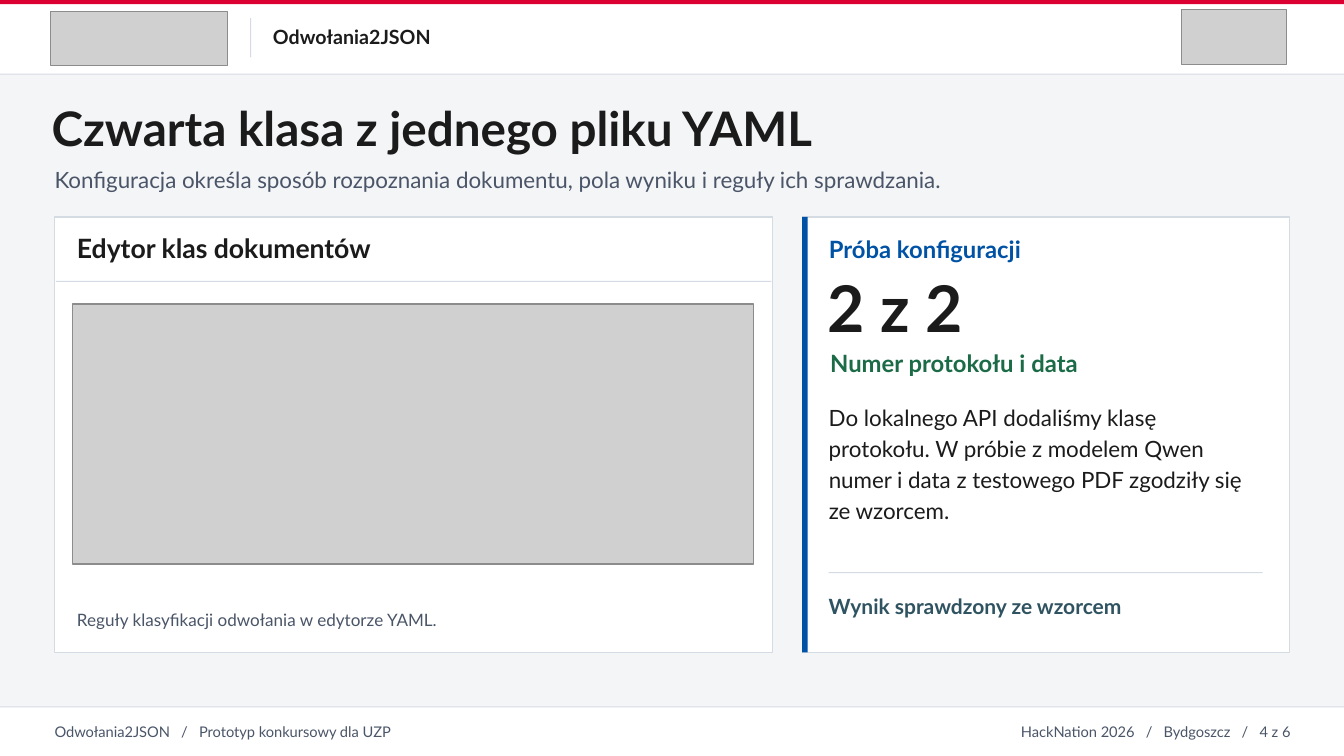
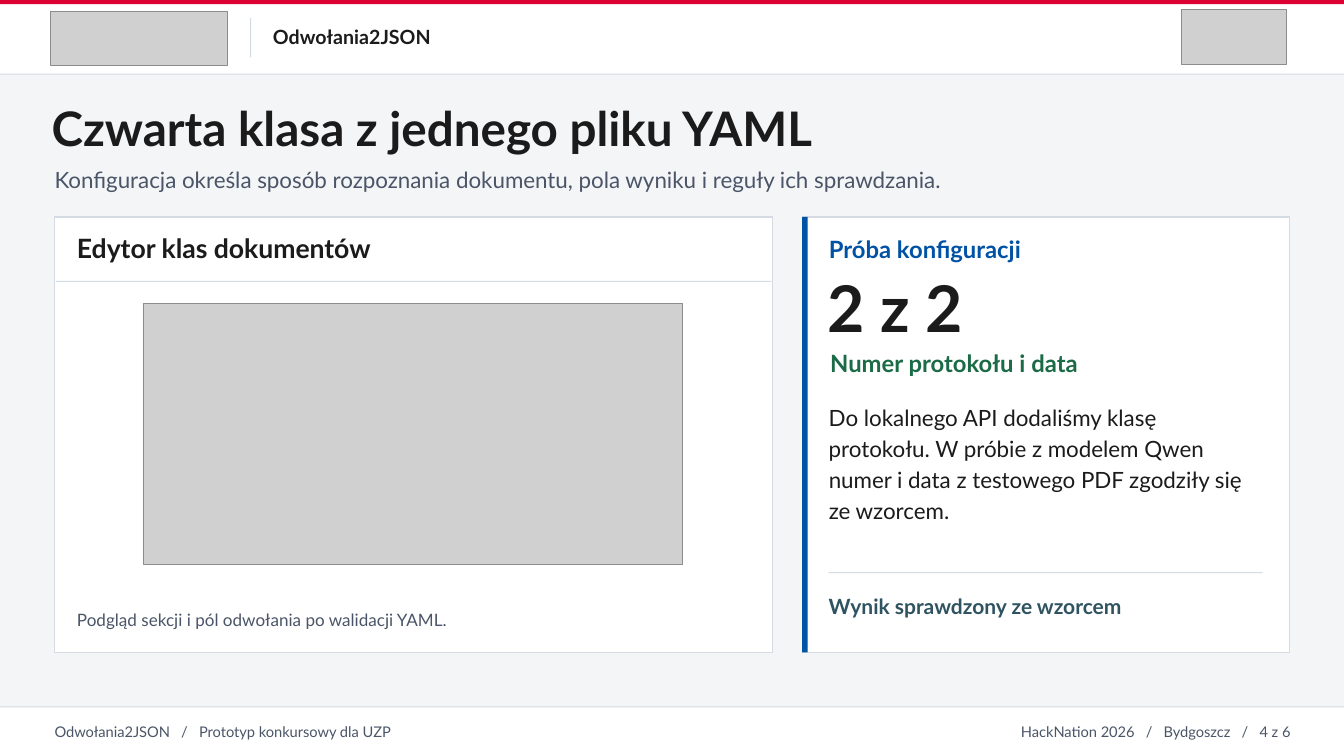
Before and after one commit to PapeMati98/Hacknation-ODWOLANIA2JSON, a slide deck: slide 4 of docs/prezentacja/Odwolania2JSON.pptx. Drawn at 1344x756 pixels with LibreOffice and Linux fonts; fonts in the diff are those of the drawing; grey boxes stand for pictures. Boxes give left, top, right and bottom in pixels: in the first picture for what was removed or moved away, otherwise in the second. Text is boxed around its words. In the diff, an @@ line names an element or a change of style, - is before the commit and + after.

```diff
--- a/docs/prezentacja/Odwolania2JSON.pptx
+++ b/docs/prezentacja/Odwolania2JSON.pptx
@@ picture: place and size @@
-picture at box(73, 304, 753, 565)
+picture at box(143, 303, 683, 564)
@@ text at box(77, 613, 447, 629): text changed @@
-Reguły klasyfikacji odwołania w edytorze YAML.
+Podgląd sekcji i pól odwołania po walidacji YAML.
```
Also in this commit, not shown: 2 other slides changed, 10 other files.
